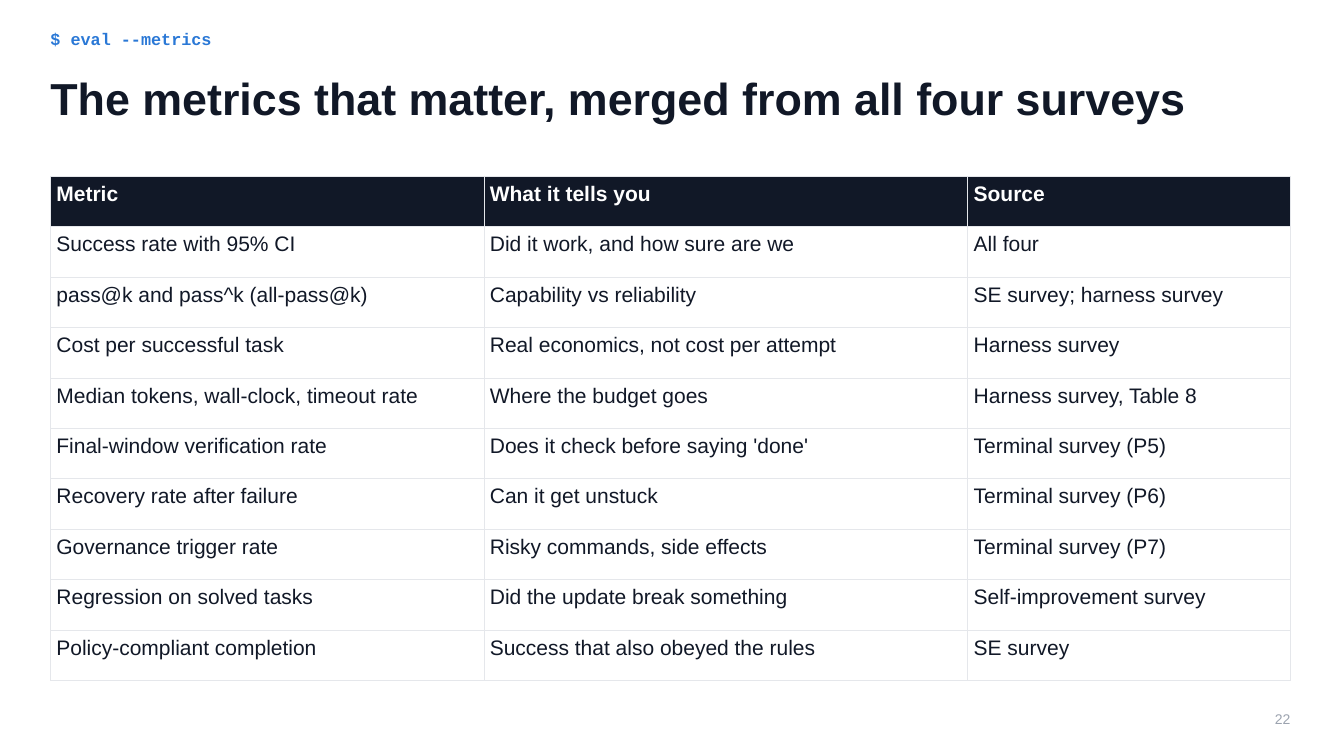
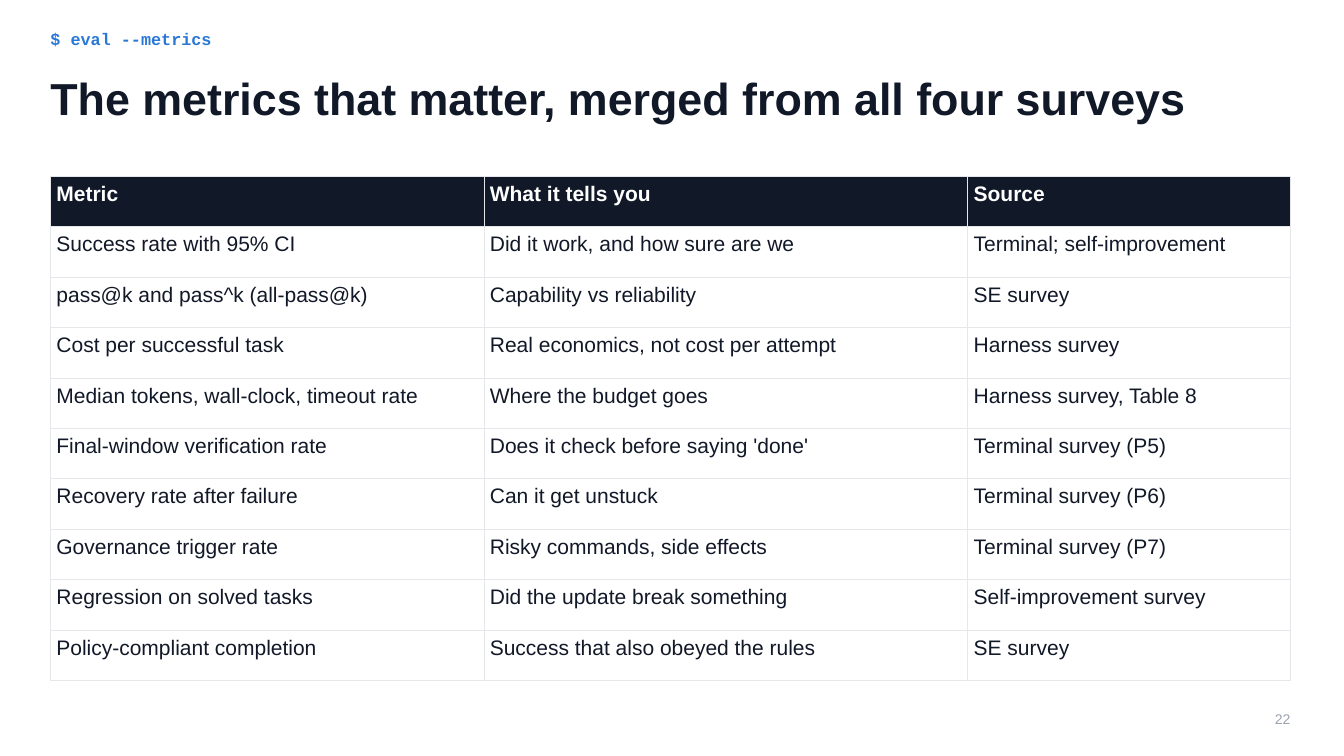
Before and after one commit to nitishsjsucs/agent-harness-engineering-survey, a slide deck: slide 22 of slides/harness_short_story.pptx. Drawn at 1344x756 pixels with LibreOffice and Linux fonts; fonts in the diff are those of the drawing. Boxes give left, top, right and bottom in pixels: in the first picture for what was removed or moved away, otherwise in the second. Text is boxed around its words. In the diff, an @@ line names an element or a change of style, - is before the commit and + after.

```diff
--- a/slides/harness_short_story.pptx
+++ b/slides/harness_short_story.pptx
@@ table at [50,176,1291,663] @@
-row 2, column 3: All four
+row 2, column 3: Terminal; self-improvement
-row 3, column 3: SE survey; harness survey
+row 3, column 3: SE survey
```
Also in this commit, not shown: 5 other slides changed, 15 other files.
